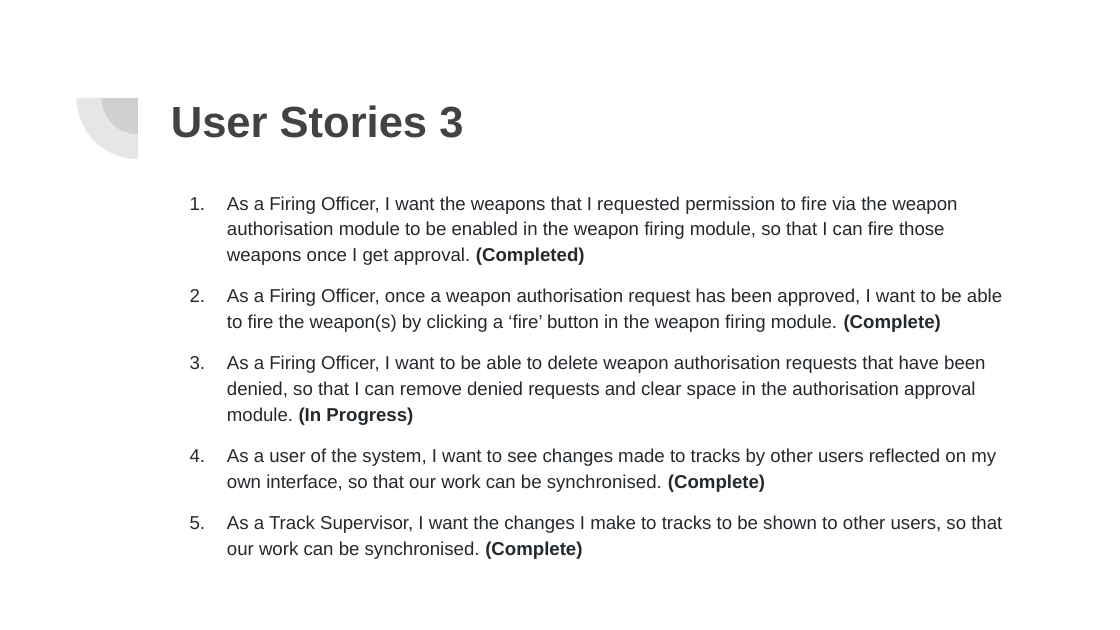
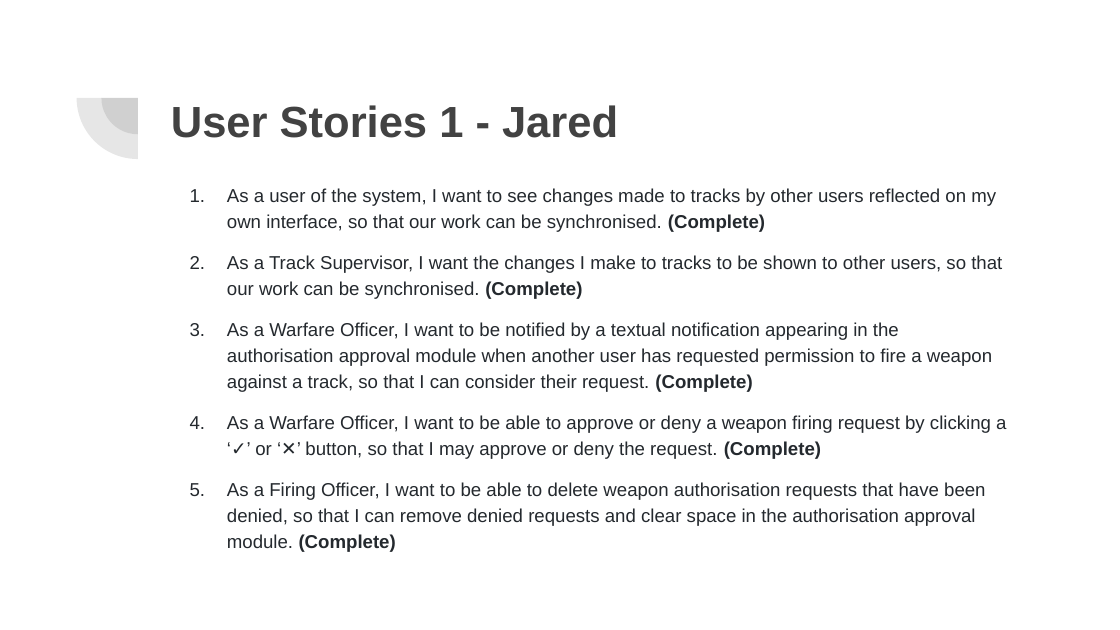
Before and after one commit to jenniferhuynhh/Honours-Project-2019, a slide deck: slide 3 of sem2/Client Meeting Slides/SERP Sem2 Meeting 3.pptx (slide 5 before the commit). Drawn at 1120x630 pixels with LibreOffice and Linux fonts; fonts in the diff are those of the drawing. Boxes give left, top, right and bottom in pixels: in the first picture for what was removed or moved away, otherwise in the second. Text is boxed around its words. In the diff, an @@ line names an element or a change of style, - is before the commit and + after.

```diff
--- a/sem2/Client Meeting Slides/SERP Sem2 Meeting 3.pptx
+++ b/sem2/Client Meeting Slides/SERP Sem2 Meeting 3.pptx
@@ title at (171, 105, 618, 138): text changed @@
-User Stories 3
+User Stories 1 - Jared
@@ text "As a user of the ...": place and size @@
-text "As a user of the ..." at (227, 196, 1002, 559)
+text "As a user of the ..." at (227, 188, 1006, 552)
@@ text at (227, 196, 1002, 425): paragraphs removed @@
-1. As a Firing Officer, I want the weapons that I requested permission to fire via the weapon authorisation module to be enabled in the weapon firing module, so that I can fire those weapons once I get approval. (Completed)
-2. As a Firing Officer, once a weapon authorisation request has been approved, I want to be able to fire the weapon(s) by clicking a ‘fire’ button in the weapon firing module. (Complete)
-3. As a Firing Officer, I want to be able to delete weapon authorisation requests that have been denied, so that I can remove denied requests and clear space in the authorisation approval module. (In Progress)
@@ text at (227, 255, 1002, 299): less space between paragraphs @@
@@ text at (227, 322, 1006, 552): paragraphs added @@
+3. As a Warfare Officer, I want to be notified by a textual notification appearing in the authorisation approval module when another user has requested permission to fire a weapon against a track, so that I can consider their request. (Complete)
+4. As a Warfare Officer, I want to be able to approve or deny a weapon firing request by clicking a ‘✓’ or ‘✕’ button, so that I may approve or deny the request. (Complete)
+5. As a Firing Officer, I want to be able to delete weapon authorisation requests that have been denied, so that I can remove denied requests and clear space in the authorisation approval module. (Complete)
```
Also in this commit, not shown: 2 other slides changed.
